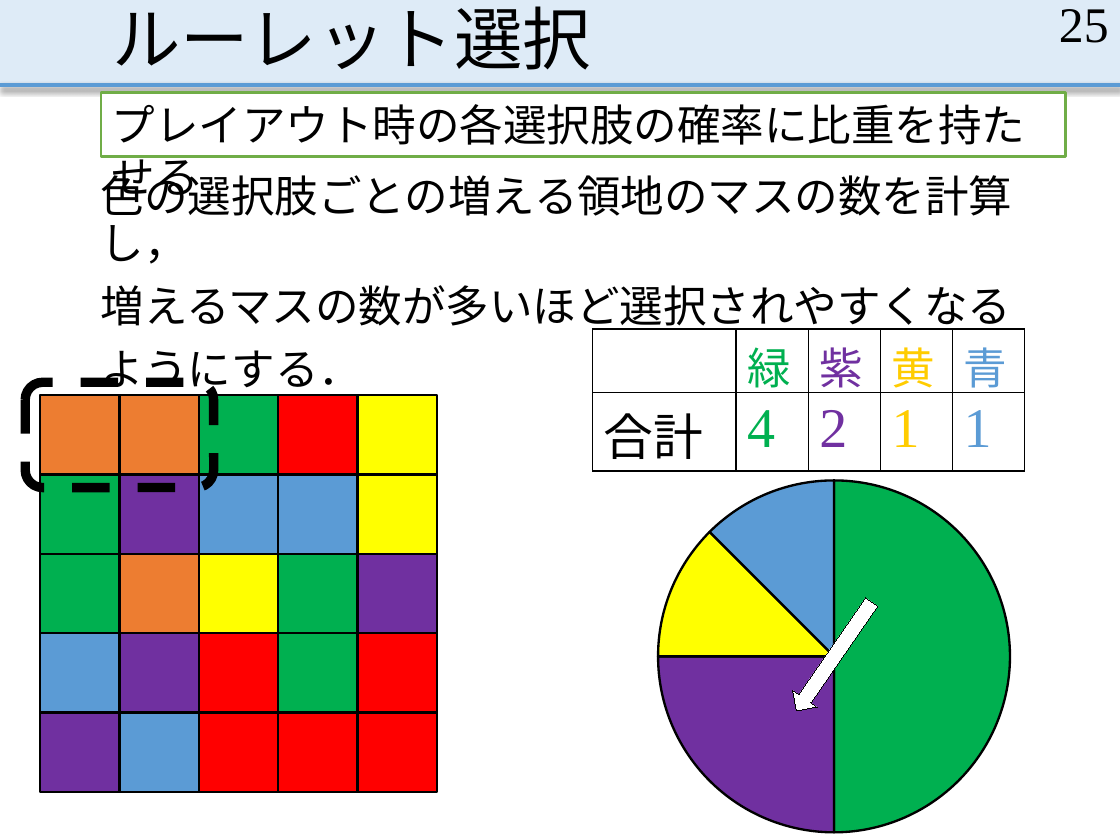
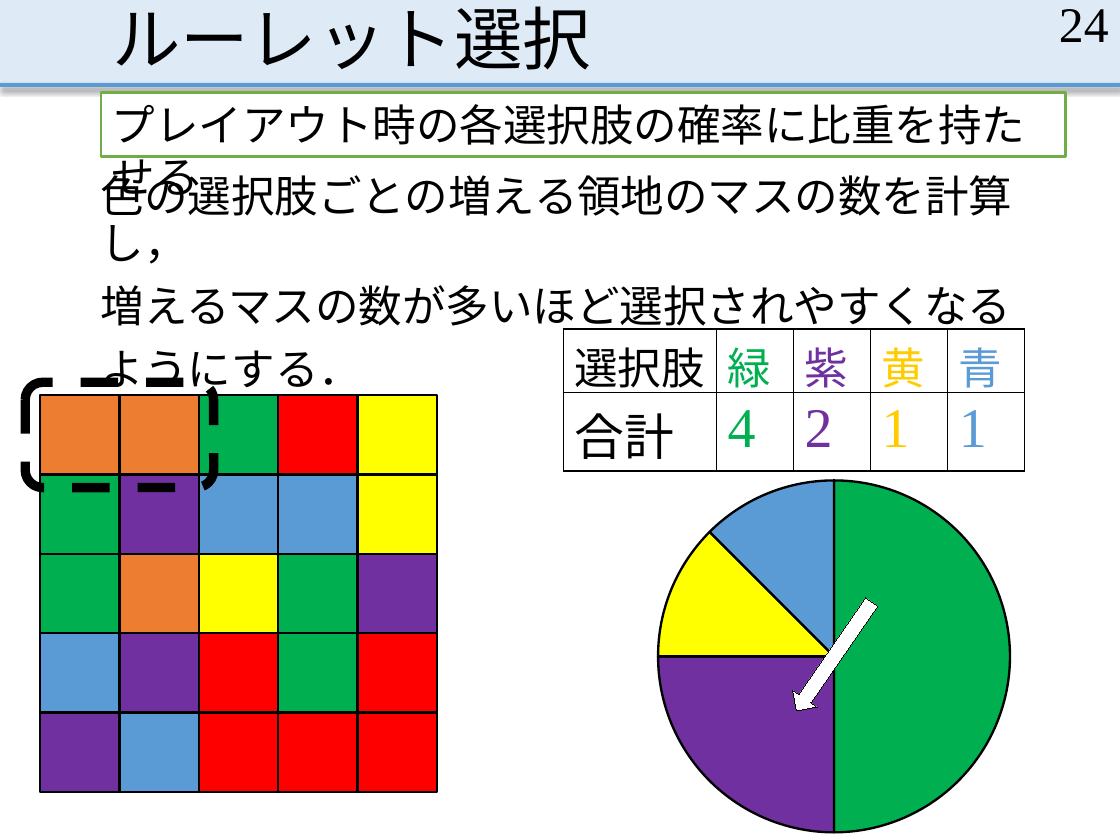
Before and after one commit to MasayaOda/SR, a slide deck: slide 24 of 190702oda.pptx (slide 25 before the commit). Drawn at 1120x840 pixels with LibreOffice and Linux fonts; fonts in the diff are those of the drawing. Boxes give left, top, right and bottom in pixels: in the first picture for what was removed or moved away, otherwise in the second. Text is boxed around its words. In the diff, an @@ line names an element or a change of style, - is before the commit and + after.

```diff
--- a/190702oda.pptx
+++ b/190702oda.pptx
@@ page number at (1059, 9, 1109, 42): text changed @@
-25
+24
@@ table at (563, 329, 1026, 472) @@
-row 1, column 1: 
+row 1, column 1: 選択肢
@@ table: place and size @@
-table at (592, 329, 1023, 472)
+table at (563, 329, 1026, 472)
```
Also in this commit, not shown: 13 other slides changed, 6 slides added.
